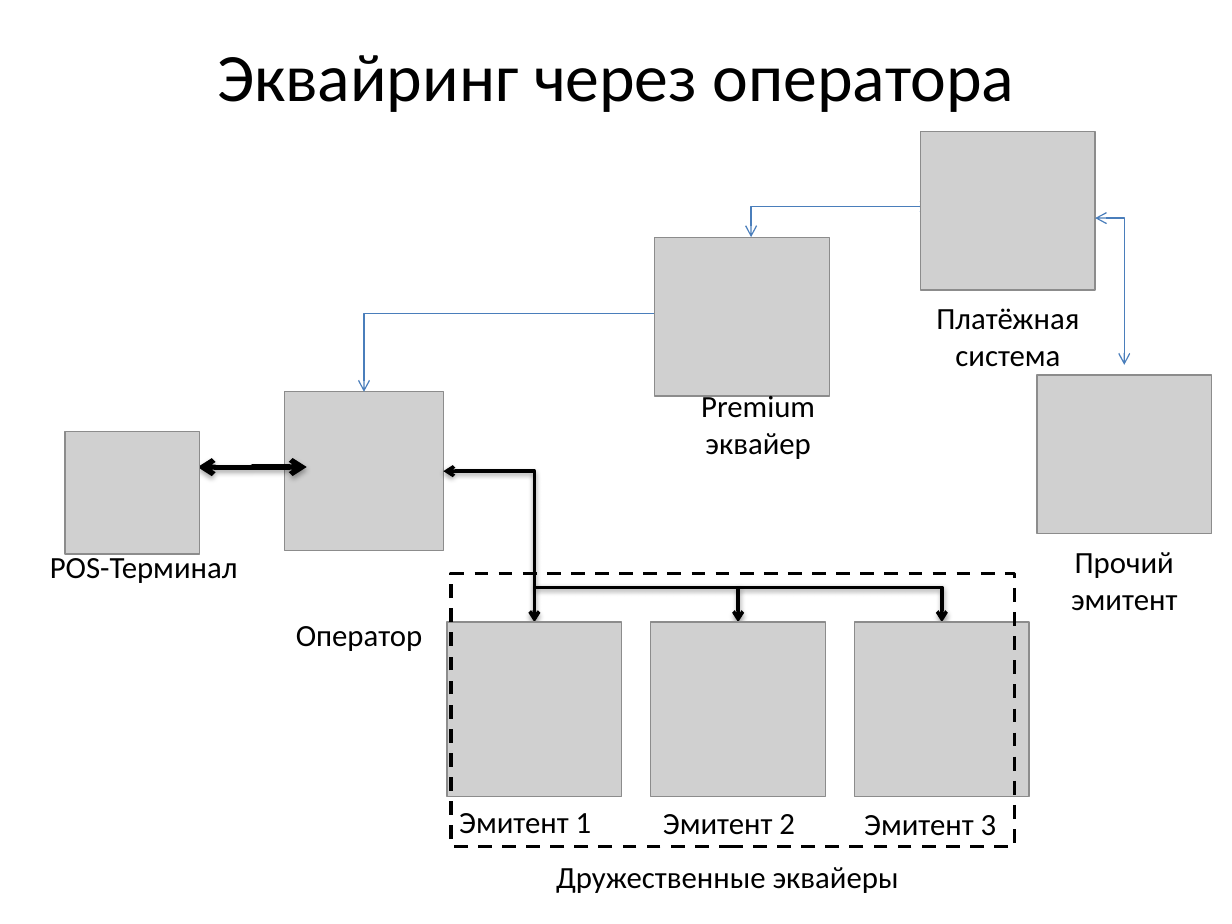
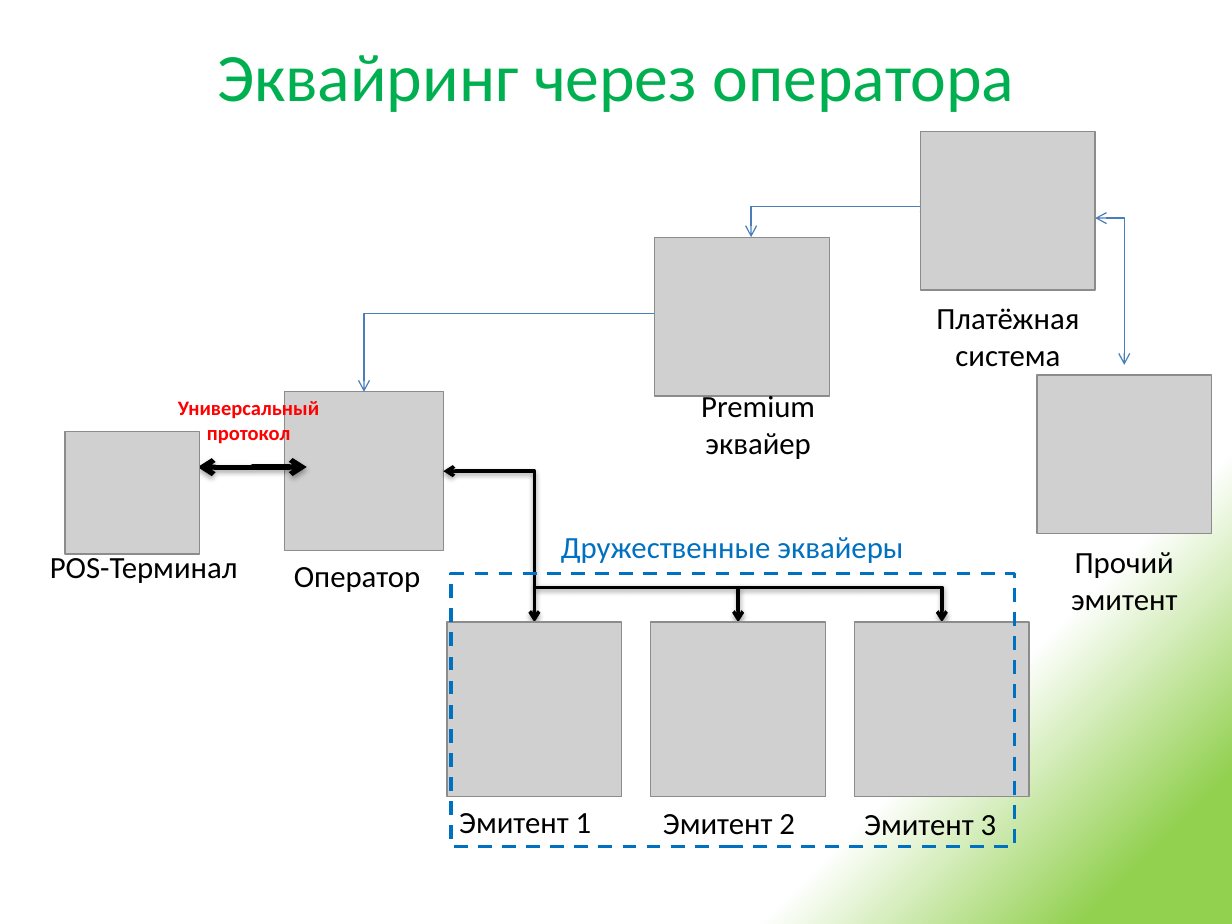
Before and after one commit to urgal/scft, a slide deck: slide 3 of Docs/Презентация решения.pptx. Drawn at 1232x924 pixels with LibreOffice and Linux fonts; fonts in the diff are those of the drawing; grey boxes stand for pictures. Boxes give left, top, right and bottom in pixels: in the first picture for what was removed or moved away, otherwise in the second. Text is boxed around its words. In the diff, an @@ line names an element or a change of style, - is before the commit and + after.

```diff
--- a/Docs/Презентация решения.pptx
+++ b/Docs/Презентация решения.pptx
@@ background #FFFFFF to gradient #92D050 to #FFFFFF @@
@@ title "Эквайринг через оператора" at [217,55,1015,112]: text colour #000000 to #00B050 @@
@@ text added at [178,398,319,446], 12 pt, text #FF0000, bold @@
+Универсальный
+протокол
@@ text "Дружественные эквайеры": place and size @@
-text "Дружественные эквайеры" at [556,867,899,893]
+text "Дружественные эквайеры" at [561,537,903,563]
@@ text "Дружественные эквайеры" at [561,537,903,563]: text colour #000000 to #0070C0 @@
@@ text "Оператор": place and size @@
-text "Оператор" at [296,626,422,651]
+text "Оператор" at [294,567,420,592]
@@ rectangle at [451,574,1015,848]: outline #000000 2 pt dashed to #0070C0 2 pt dashed @@
```
Also in this commit, not shown: 3 other slides changed, 5 slides added, 6 other files.
